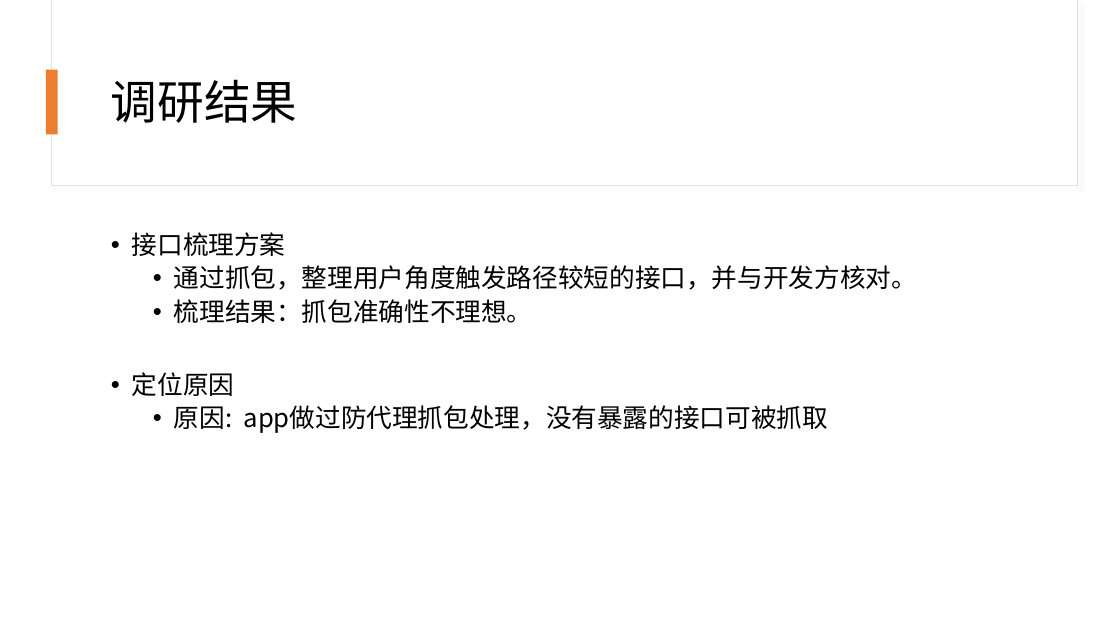
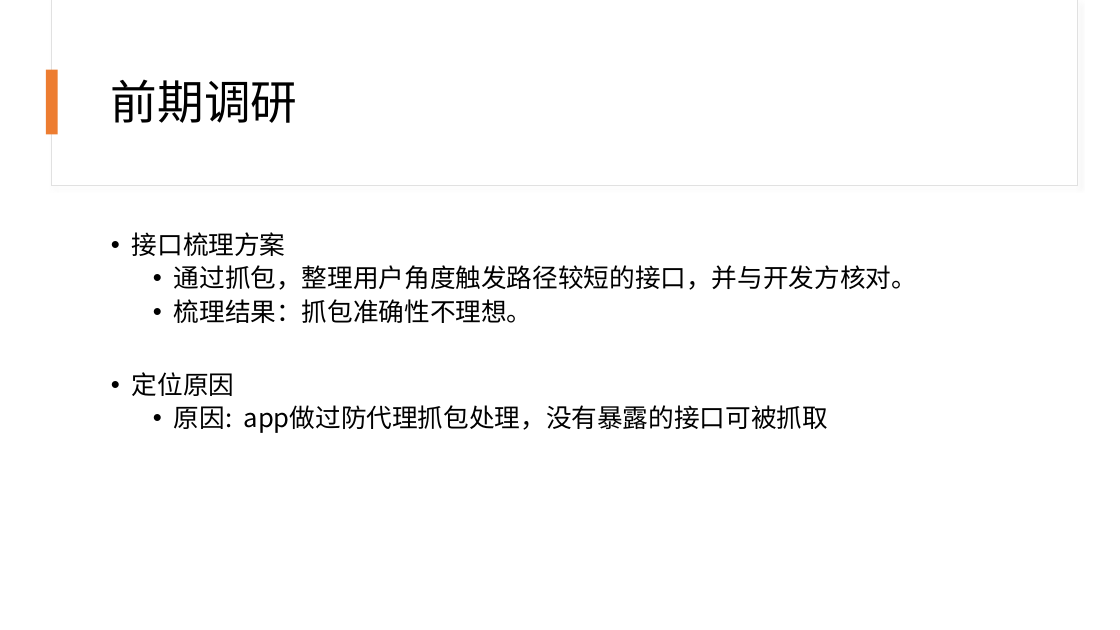
Before and after one commit to Rexixe1993/-, a slide deck: slide 3 of D99压测分享会.pptx. Drawn at 1120x630 pixels with LibreOffice and Linux fonts; fonts in the diff are those of the drawing. Boxes give left, top, right and bottom in pixels: in the first picture for what was removed or moved away, otherwise in the second. Text is boxed around its words. In the diff, an @@ line names an element or a change of style, - is before the commit and + after.

```diff
--- a/D99压测分享会.pptx
+++ b/D99压测分享会.pptx
@@ title at box(111, 79, 298, 123): text changed @@
-调研结果
+前期调研
```
Also in this commit, not shown: 7 other slides changed, 2 slides added.
